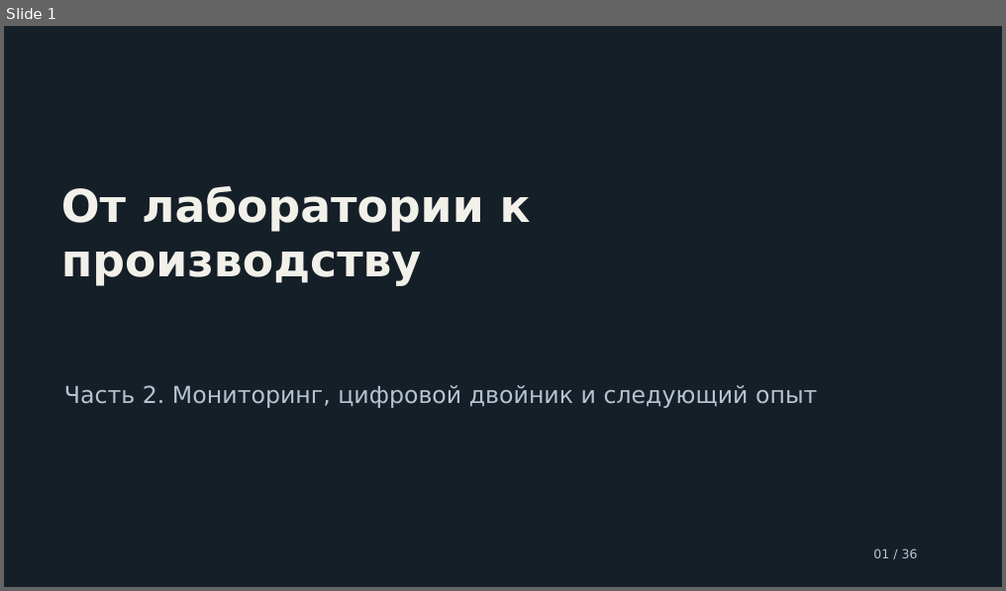
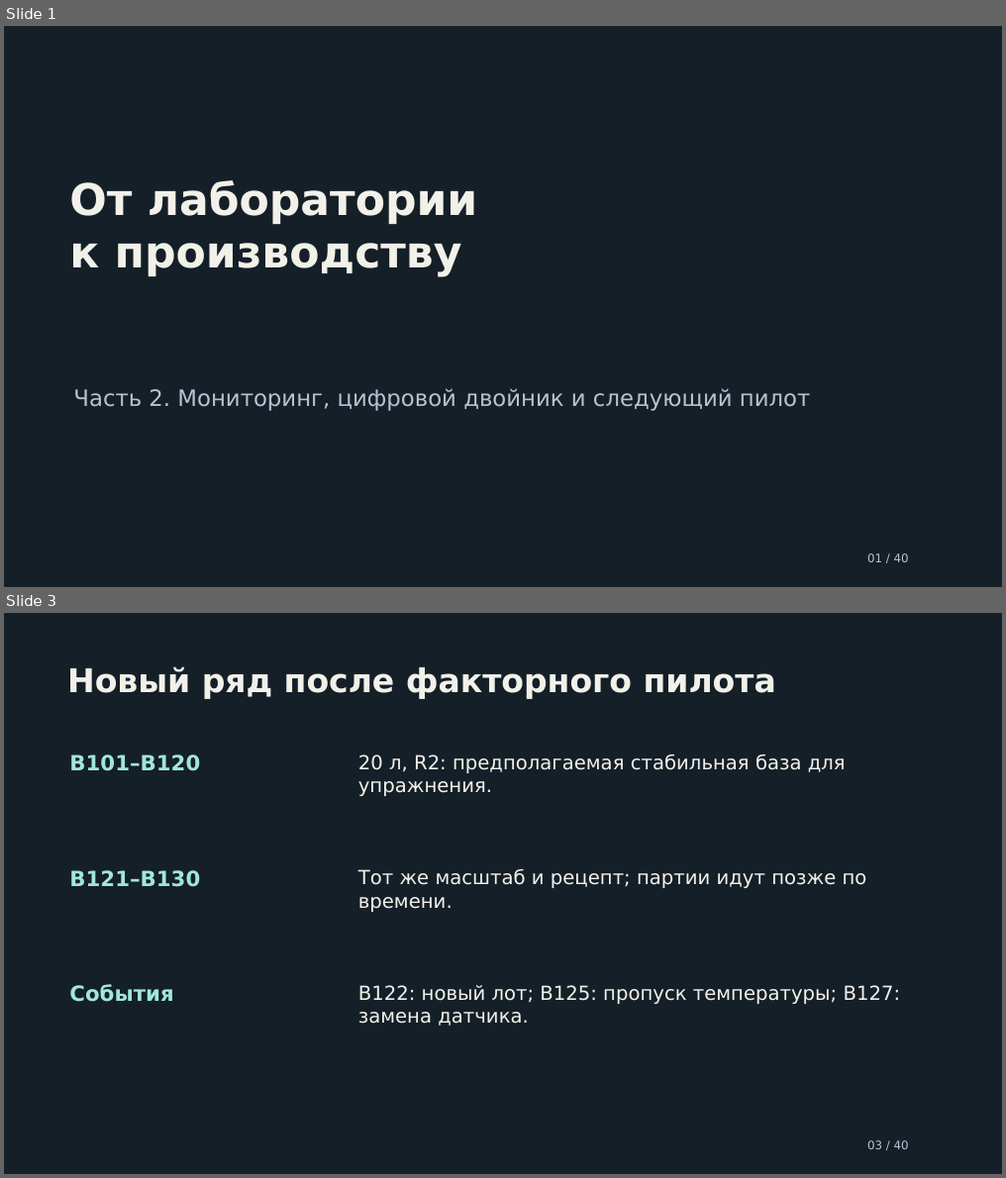
Before and after one commit to ashrpv/computer_science_in_nanoscience, a slide deck: slides/14_from_lab_to_production_monitoring_and_twin.pptx. Shown one above the other, each under a label of ours: slide 1 before the commit, slides 1 and 3 after it; the slides between them are not shown. The pictures are 1006x591 and 1006x1178 pixels, drawn with LibreOffice and Linux fonts; fonts in the diff are those of the drawing. Boxes give left, top, right and bottom in pixels: in the first picture for what was removed or moved away, otherwise in the second. Text is boxed around its words. In the diff, an @@ line names an element or a change of style, - is before the commit and + after.

```diff
--- a/slides/14_from_lab_to_production_monitoring_and_twin.pptx
+++ b/slides/14_from_lab_to_production_monitoring_and_twin.pptx
@@ slide 3 added at box(4, 613, 1002, 1174), background #151F28 @@
@@ text added at box(67, 666, 776, 699), 31.5 pt, text #F2F1E9, bold @@
+Новый ряд после факторного пилота
@@ text added at box(69, 755, 200, 771), 20.2 pt, text #A0E6DC, bold @@
+B101–B120
@@ text added at box(358, 755, 846, 796), 18.8 pt, text #F2F1E9 @@
+20 л, R2: предполагаемая стабильная база для упражнения.
@@ text added at box(69, 870, 200, 887), 20.2 pt, text #A0E6DC, bold @@
+B121–B130
@@ text added at box(358, 869, 867, 912), 18.8 pt, text #F2F1E9 @@
+Тот же масштаб и рецепт; партии идут позже по времени.
@@ text added at box(69, 984, 173, 1002), 20.2 pt, text #A0E6DC, bold @@
+События
@@ text added at box(358, 985, 901, 1026), 18.8 pt, text #F2F1E9 @@
+B122: новый лот; B125: пропуск температуры; B127: замена датчика.
@@ text added at box(867, 1141, 909, 1150), 11.2 pt, text #B6C3D0 @@
+03 / 40
@@ slide 1 changed as well @@
@@ text at box(69, 180, 478, 276): text changed; size 43.5 to 42 pt @@
-От лаборатории к производству
+От лаборатории
+к производству
@@ text at box(73, 388, 810, 411): text changed; size 22.5 to 21.8 pt @@
-Часть 2. Мониторинг, цифровой двойник и следующий опыт
+Часть 2. Мониторинг, цифровой двойник и следующий пилот
@@ vertical alignment middle to top in 3 elements at box(69, 180, 478, 276), box(73, 388, 810, 411), box(867, 554, 909, 563) @@
@@ text at box(867, 554, 909, 563): text changed; size 12 to 11.2 pt @@
-01 / 36
+01 / 40
```
Also in this commit, not shown: 38 other slides added, 35 slides removed, 8 other files.
